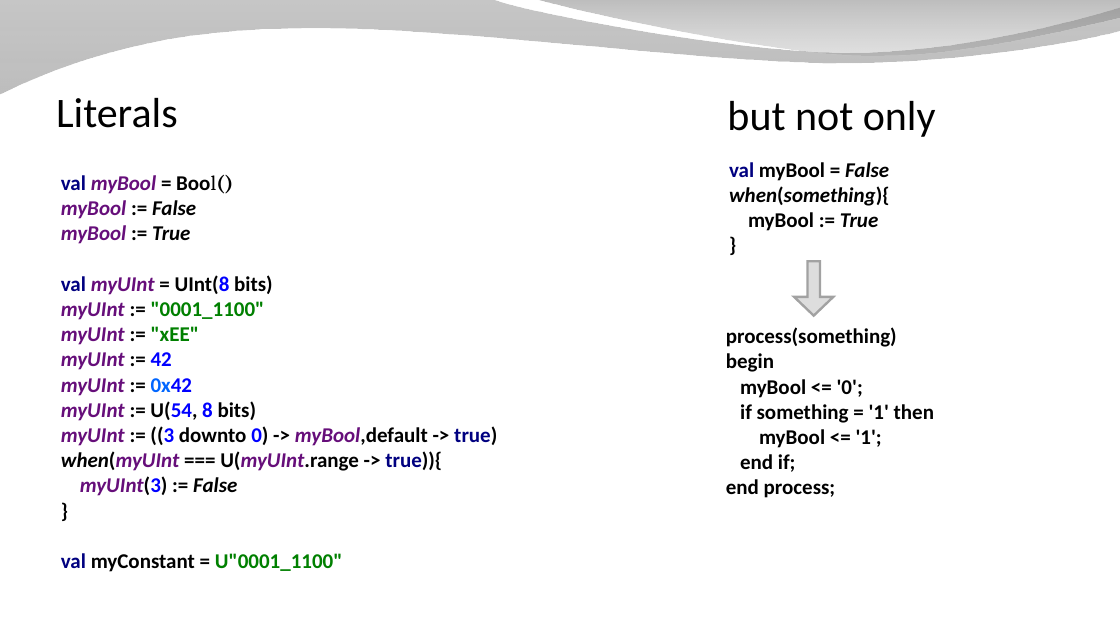
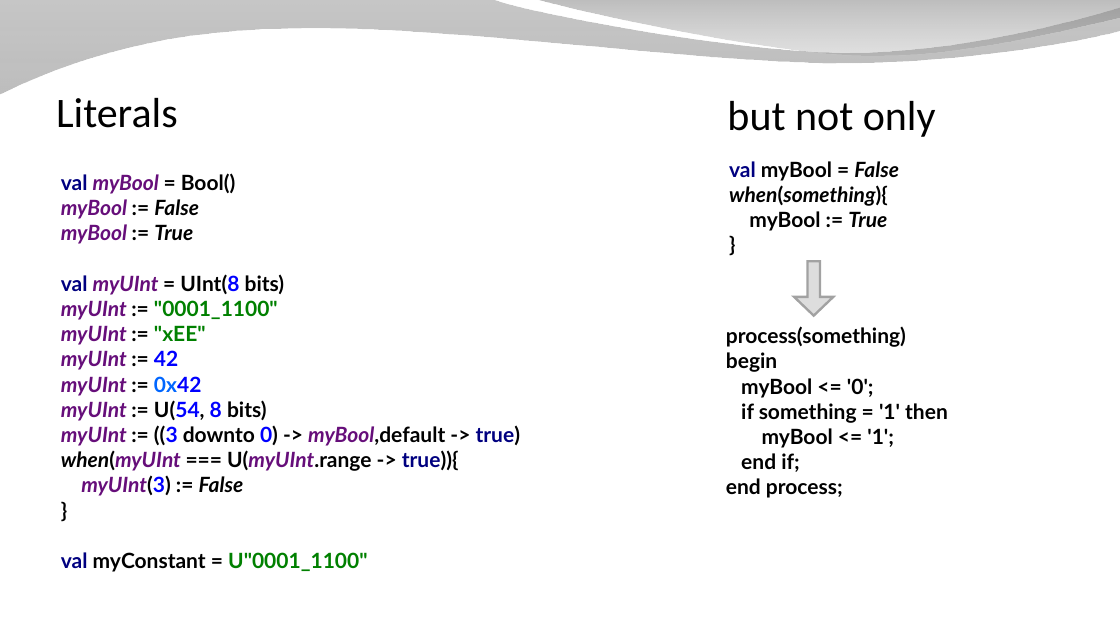
Before and after one commit to SpinalHDL/SpinalDoc, a slide deck: slide 8 of presentation/en/workshop/equivalence.odp. Drawn at 1120x630 pixels with LibreOffice and Linux fonts; fonts in the diff are those of the drawing; background and template pictures are left out. Boxes give left, top, right and bottom in pixels: in the first picture for what was removed or moved away, otherwise in the second. Text is boxed around its words. In the diff, an @@ line names an element or a change of style, - is before the commit and + after.

```diff
--- a/presentation/en/workshop/equivalence.odp
+++ b/presentation/en/workshop/equivalence.odp
@@ text "val myBool = Bool() myBool ..." at (x1=61, y1=173, x2=520, y2=572): font Calibri to Lato; font Cambria to Lato, bold on in "Bool()" @@
@@ text "val myBool = False when(something){ ..." at (x1=729, y1=161, x2=899, y2=231): font Calibri to Lato @@
@@ text "process(something) begin myBool <= '0'; ..." at (x1=726, y1=326, x2=948, y2=498): font Calibri to Lato @@
```
Also in this commit, not shown: 9 other slides changed, 11 other files.
